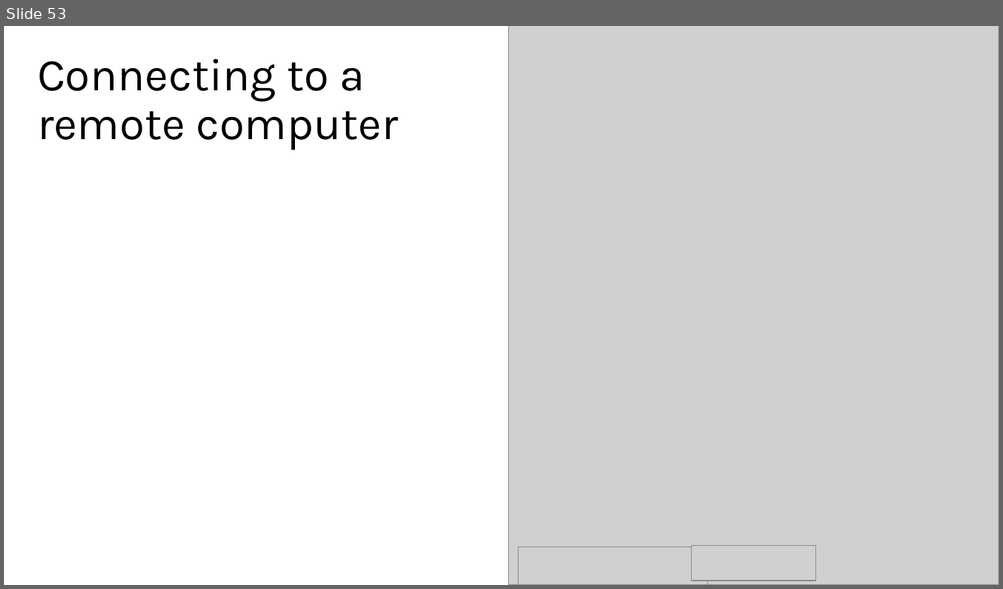
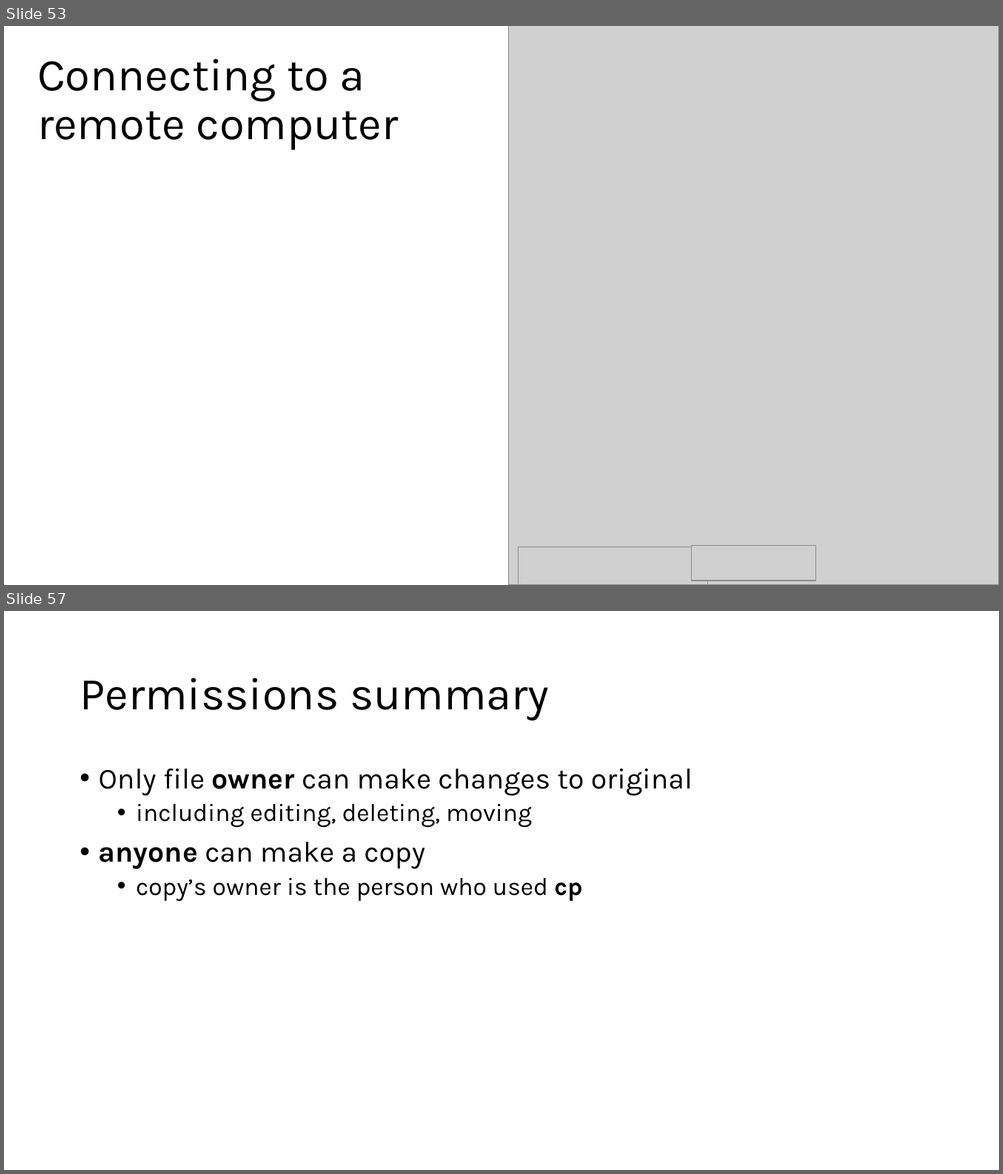
Before and after one commit to harvardinformatics/short-trainings, a slide deck: cmd-line-101/filesystems.pptx. Shown one above the other, each under a label of ours: slide 53 before the commit, slides 53 and 57 after it; the slides between them are not shown. The pictures are 1003x589 and 1003x1174 pixels, drawn with LibreOffice and Linux fonts; fonts in the diff are those of the drawing; grey boxes stand for pictures. Boxes give left, top, right and bottom in pixels: in the first picture for what was removed or moved away, otherwise in the second. Text is boxed around its words. In the diff, an @@ line names an element or a change of style, - is before the commit and + after.

```diff
--- a/cmd-line-101/filesystems.pptx
+++ b/cmd-line-101/filesystems.pptx
@@ slide 57 added at (4, 611, 999, 1170), background #FFFFFF @@
@@ title added at (79, 678, 549, 721), 44 pt, text #000000 @@
+Permissions summary
@@ text added at (99, 769, 692, 902), 24 pt, text #000000 @@
+• Only file owner can make changes to original
+  • including editing, deleting, moving
+• anyone can make a copy
+  • copy’s owner is the person who used cp
```
Also in this commit, not shown: 1 slide changed, 5 other slides added.
